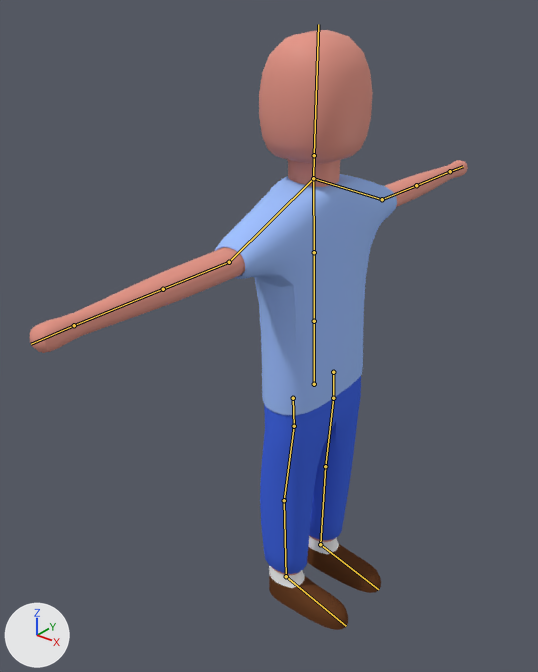
Two versions of the Blender file Assets/Blender projects/PlayerModel.blend, one commit apart.
Before and after are seen from a camera (50 mm lens) standing at (18.1, -25.7, 29.8) and looking at (-0.6, -2.4, 15.4). Lighting does not change. The marker at lower left points along +X, +Y and +Z. The bones that bend it are drawn over the model as lines.

In view in the first picture: 'PlayerModel'.
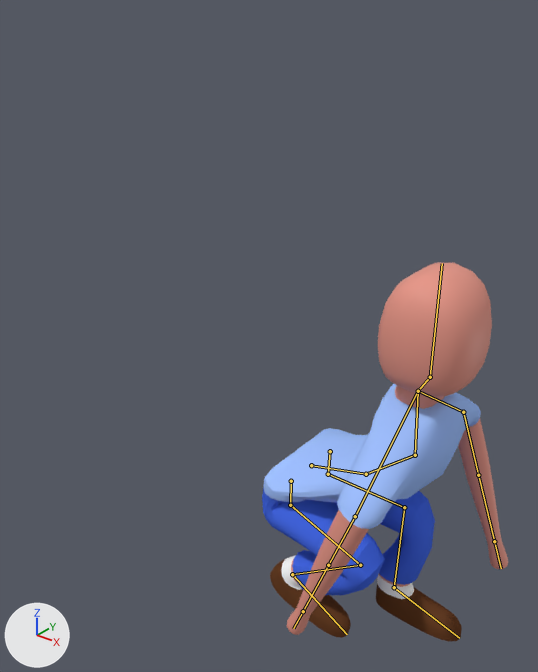
The newer file adds an action. The first version stands in its rest pose; the second is drawn at frame 3 of the action 'CrouchForward'.

Boxes [x1, y1, x2, y2] around the edits, measured in the pictures (538 x 672 px):
'PlayerModel', posed (44% narrower, 37% shorter)
    before: [30, 30, 468, 630]
    after: [262, 262, 508, 642]
bone 'Pelvis', root to tip
    before: (314, 384) to (314, 321)
    after: (311, 465) to (366, 474)
bone 'Spine', root to tip
    before: (314, 321) to (314, 252)
    after: (366, 474) to (415, 455)
bone 'Chest', root to tip
    before: (314, 252) to (313, 178)
    after: (415, 455) to (418, 391)
bone 'Neck', root to tip
    before: (313, 178) to (314, 155)
    after: (418, 391) to (430, 377)
bone 'Head', root to tip
    before: (314, 155) to (318, 24)
    after: (430, 377) to (442, 263)
bone 'Shoulder.R', root to tip
    before: (313, 178) to (229, 262)
    after: (418, 391) to (355, 516)
bone 'Upperarm.R', root to tip
    before: (229, 262) to (163, 289)
    after: (355, 516) to (328, 565)
bone 'Shoulder.L', root to tip
    before: (313, 178) to (382, 199)
    after: (418, 391) to (463, 412)
bone 'Upperarm.L', root to tip
    before: (382, 199) to (416, 185)
    after: (463, 412) to (478, 475)
bone 'Hip.R', root to tip
    before: (293, 398) to (294, 426)
    after: (291, 481) to (290, 505)
bone 'Upperleg.R', root to tip
    before: (294, 426) to (284, 500)
    after: (290, 505) to (360, 565)
bone 'Lowerleg.R', root to tip
    before: (284, 500) to (286, 576)
    after: (360, 565) to (292, 574)
bone 'Foot.R', root to tip
    before: (286, 576) to (346, 626)
    after: (292, 574) to (347, 634)
bone 'Hip.L', root to tip
    before: (333, 372) to (333, 398)
    after: (330, 451) to (328, 474)
bone 'Upperleg.L', root to tip
    before: (333, 398) to (325, 466)
    after: (328, 474) to (404, 507)
bone 'Lowerleg.L', root to tip
    before: (325, 466) to (320, 544)
    after: (404, 507) to (394, 587)

The change, as a diff of the scene's bpy script:
```diff
--- a/Assets/Blender projects/PlayerModel.blend.py
+++ b/Assets/Blender projects/PlayerModel.blend.py
@@ bone_pelvis @@
 bone_pelvis = bpy.data.objects['Armature.001'].pose.bones['Pelvis']
-bone_pelvis.location = (0.0, 0.0, 0.0)
-bone_pelvis.rotation_quaternion = (1.0, 0.0, 0.0, 0.0)  # degrees (0, 0, 0)
+bone_pelvis.location = (-0.1, -4.73, 0.03)
+bone_pelvis.rotation_quaternion = (0.793, 0.0, -0.004, -0.609)  # degrees (0, 0, -75)
@@ bone_spine @@
 bone_spine = bpy.data.objects['Armature.001'].pose.bones['Spine']  # child of 'Pelvis'
-bone_spine.rotation_quaternion = (1.0, 0.0, 0.0, 0.0)  # degrees (0, 0, 0)
+bone_spine.rotation_quaternion = (0.976, 0.009, 0.002, 0.216)  # degrees (1, 0, 25)
@@ bone_chest @@
 bone_chest = bpy.data.objects['Armature.001'].pose.bones['Chest']  # child of 'Spine'
-bone_chest.rotation_quaternion = (1.0, 0.0, 0.0, 0.0)  # degrees (0, 0, 0)
+bone_chest.rotation_quaternion = (0.906, 0.0, 0.007, 0.423)  # degrees (0, 1, 50)
@@ bone_neck @@
 bone_neck = bpy.data.objects['Armature.001'].pose.bones['Neck']  # child of 'Chest'
-bone_neck.rotation_quaternion = (1.0, 0.0, 0.0, 0.0)  # degrees (0, 0, 0)
+bone_neck.rotation_quaternion = (0.966, 0.0, -0.005, -0.259)  # degrees (0, 0, -30)
@@ bone_head @@
 bone_head = bpy.data.objects['Armature.001'].pose.bones['Head']  # child of 'Neck'
-bone_head.rotation_quaternion = (1.0, 0.0, 0.0, 0.0)  # degrees (0, 0, 0)
+bone_head.rotation_quaternion = (0.966, 0.0, 0.005, 0.259)  # degrees (0, 1, 30)
@@ bone_shoulder_r @@
 bone_shoulder_r = bpy.data.objects['Armature.001'].pose.bones['Shoulder.R']  # child of 'Chest'
-bone_shoulder_r.rotation_quaternion = (1.0, 0.0, 0.0, 0.0)  # degrees (0, 0, 0)
+bone_shoulder_r.rotation_quaternion = (0.991, 0.13, 0.003, 0.003)  # degrees (15, 0, 0)
@@ bone_upperarm_r @@
 bone_upperarm_r = bpy.data.objects['Armature.001'].pose.bones['Upperarm.R']  # child of 'Shoulder.R'
-bone_upperarm_r.location = (0.0, 0.0, 0.0)
-bone_upperarm_r.rotation_quaternion = (1.0, 0.0, 0.0, 0.0)  # degrees (0, 0, 0)
+bone_upperarm_r.location = (0.0, 0.0, -0.02)
+bone_upperarm_r.rotation_quaternion = (0.781, 0.596, -0.106, 0.153)  # degrees (73, -20, 7)
@@ bone_shoulder_l @@
 bone_shoulder_l = bpy.data.objects['Armature.001'].pose.bones['Shoulder.L']  # child of 'Chest'
-bone_shoulder_l.rotation_quaternion = (1.0, 0.0, 0.0, 0.0)  # degrees (0, 0, 0)
+bone_shoulder_l.rotation_quaternion = (0.991, -0.13, -0.003, -0.003)  # degrees (-15, 0, 0)
@@ bone_upperarm_l @@
 bone_upperarm_l = bpy.data.objects['Armature.001'].pose.bones['Upperarm.L']  # child of 'Shoulder.L'
-bone_upperarm_l.location = (0.0, 0.0, 0.0)
-bone_upperarm_l.rotation_quaternion = (1.0, 0.0, 0.0, 0.0)  # degrees (0, 0, 0)
+bone_upperarm_l.location = (0.0, 0.0, -0.02)
+bone_upperarm_l.rotation_quaternion = (0.781, -0.596, -0.106, -0.153)  # degrees (-73, -20, -7)
@@ bone_hip_r @@
 bone_hip_r = bpy.data.objects['Armature.001'].pose.bones['Hip.R']  # child of 'Pelvis'
-bone_hip_r.location = (0.0, 0.0, 0.0)
-bone_hip_r.rotation_quaternion = (1.0, 0.0, 0.0, 0.0)  # degrees (0, 0, 0)
+bone_hip_r.location = (0.01, 0.02, 0.0)
+bone_hip_r.rotation_quaternion = (0.819, 0.0, 0.0, -0.574)  # degrees (0, 0, -70)
@@ bone_upperleg_r @@
 bone_upperleg_r = bpy.data.objects['Armature.001'].pose.bones['Upperleg.R']  # child of 'Hip.R'
-bone_upperleg_r.rotation_quaternion = (1.0, 0.0, 0.0, 0.0)  # degrees (0, 0, 0)
+bone_upperleg_r.rotation_quaternion = (0.739, -0.002, 0.025, -0.666)  # degrees (-2, 2, -84)
@@ bone_lowerleg_r @@
 bone_lowerleg_r = bpy.data.objects['Armature.001'].pose.bones['Lowerleg.R']  # child of 'Upperleg.R'
-bone_lowerleg_r.location = (0.0, 0.0, 0.0)
-bone_lowerleg_r.rotation_quaternion = (1.0, 0.0, 0.0, 0.0)  # degrees (0, 0, 0)
+bone_lowerleg_r.location = (-1.43, 0.85, -0.04)
+bone_lowerleg_r.rotation_quaternion = (0.405, -0.003, 0.034, 0.906)  # degrees (3, 2, 132)
@@ bone_foot_r @@
 bone_foot_r = bpy.data.objects['Armature.001'].pose.bones['Foot.R']  # child of 'Lowerleg.R'
-bone_foot_r.rotation_quaternion = (1.0, 0.0, 0.0, 0.0)  # degrees (0, 0, 0)
+bone_foot_r.rotation_quaternion = (0.939, -0.002, 0.0, -0.325)  # degrees (0, 0, -38)
@@ bone_hip_l @@
 bone_hip_l = bpy.data.objects['Armature.001'].pose.bones['Hip.L']  # child of 'Pelvis'
-bone_hip_l.location = (0.0, 0.0, 0.0)
-bone_hip_l.rotation_quaternion = (1.0, 0.0, 0.0, 0.0)  # degrees (0, 0, 0)
+bone_hip_l.location = (-0.01, -0.02, 0.0)
+bone_hip_l.rotation_quaternion = (0.819, -0.001, -0.009, -0.574)  # degrees (1, -1, -70)
@@ bone_upperleg_l @@
 bone_upperleg_l = bpy.data.objects['Armature.001'].pose.bones['Upperleg.L']  # child of 'Hip.L'
-bone_upperleg_l.rotation_quaternion = (1.0, 0.0, 0.0, 0.0)  # degrees (0, 0, 0)
+bone_upperleg_l.rotation_quaternion = (0.641, 0.002, -0.028, -0.762)  # degrees (3, -2, -100)
@@ bone_lowerleg_l @@
 bone_lowerleg_l = bpy.data.objects['Armature.001'].pose.bones['Lowerleg.L']  # child of 'Upperleg.L'
-bone_lowerleg_l.location = (0.0, 0.0, 0.0)
-bone_lowerleg_l.rotation_quaternion = (1.0, 0.0, 0.0, 0.0)  # degrees (0, 0, 0)
+bone_lowerleg_l.location = (0.62, -1.54, -0.07)
+bone_lowerleg_l.rotation_quaternion = (0.64, -0.001, -0.032, 0.702)  # degrees (-3, -3, 95)
```
